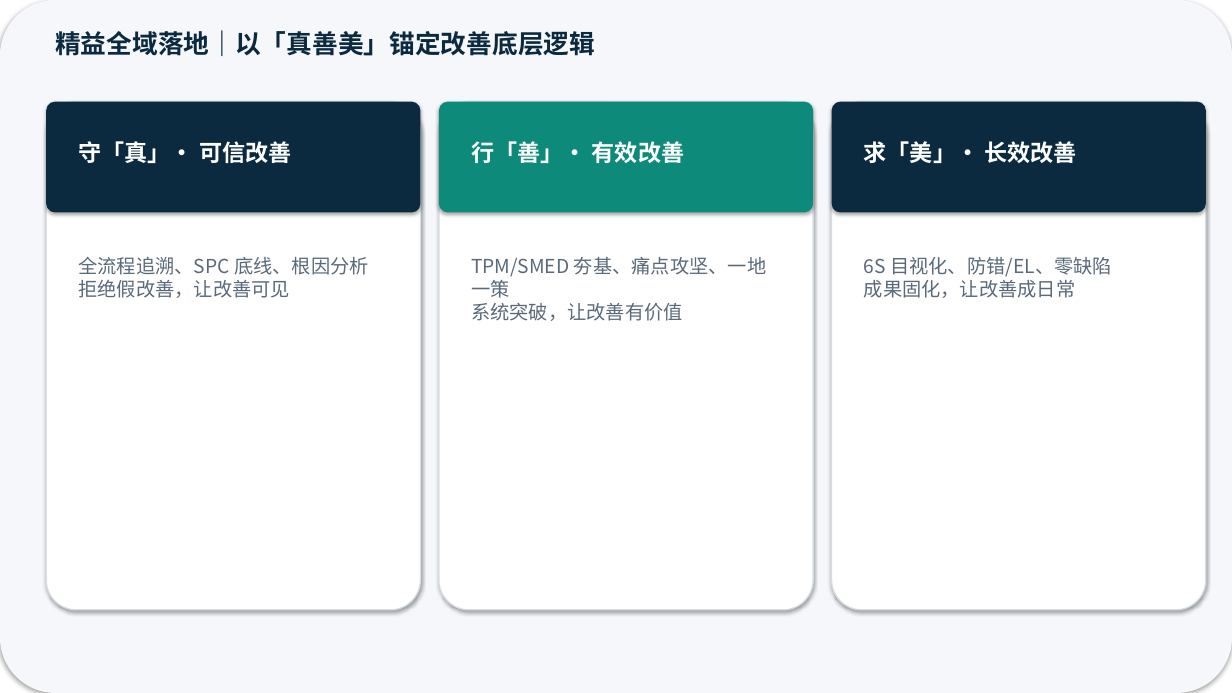
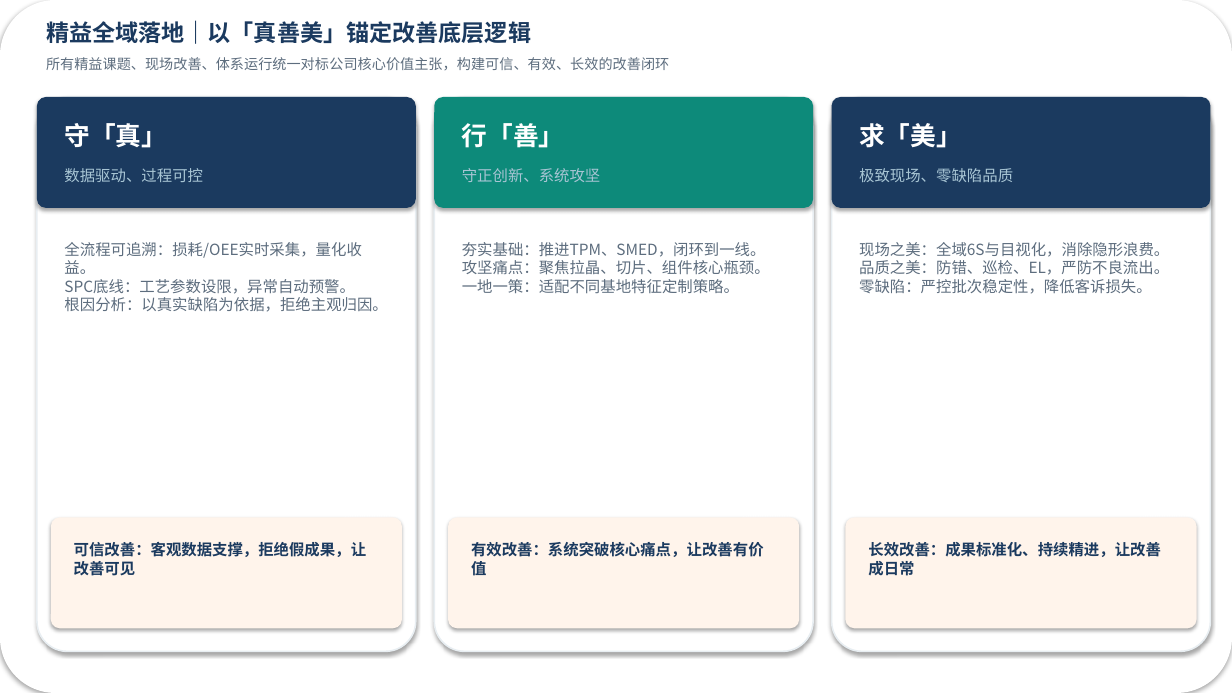
Before and after one commit to hifimanmini/ppt-agent, a slide deck: slide 6 of examples/gps-lean-xiangzong/output/GPS精益_筑基势起_向总汇报.pptx (slide 9 before the commit). Drawn at 1232x693 pixels with LibreOffice and Linux fonts; fonts in the diff are those of the drawing. Boxes give left, top, right and bottom in pixels: in the first picture for what was removed or moved away, otherwise in the second. Text is boxed around its words. In the diff, an @@ line names an element or a change of style, - is before the commit and + after.

Commit message:
fix: align deck to original 6 slides only
Rebuild deliverables to match the six source screenshots page-for-page
(pain points, 453 framework, systems 01-04, value productivity, three
stages, truth-goodness-beauty) and drop the extra pages.

```diff
--- a/examples/gps-lean-xiangzong/output/GPS精益_筑基势起_向总汇报.pptx
+++ b/examples/gps-lean-xiangzong/output/GPS精益_筑基势起_向总汇报.pptx
@@ rounded rectangle at bbox=[0, 0, 1232, 693]: fill #F5F7FA to #FFFFFF @@
@@ text "精益全域落地｜以「真善美」锚定改善底层逻辑": place and size @@
-text "精益全域落地｜以「真善美」锚定改善底层逻辑" at bbox=[55, 30, 595, 56]
+text "精益全域落地｜以「真善美」锚定改善底层逻辑" at bbox=[46, 20, 531, 44]
@@ text "精益全域落地｜以「真善美」锚定改善底层逻辑" at bbox=[46, 20, 531, 44]: size 20 to 18 pt, text colour #0B2A3F to #1B3A5F @@
@@ text added at bbox=[46, 57, 669, 70], 11 pt, text #5D6D7E @@
+所有精益课题、现场改善、体系运行统一对标公司核心价值主张，构建可信、有效、长效的改善闭环
@@ rounded rectangle at bbox=[37, 97, 416, 208]: fill #0B2A3F to #1B3A5F @@
@@ rounded rectangle: place and size @@
-rounded rectangle at bbox=[46, 102, 421, 213]
+rounded rectangle at bbox=[37, 97, 416, 208]
@@ outline #D5DEE7 1 pt to #E8EEF2 1.25 pt in 3 elements at bbox=[832, 97, 1211, 652], bbox=[434, 97, 813, 652], bbox=[37, 97, 416, 652] @@
@@ rounded rectangle: place and size @@
-rounded rectangle at bbox=[46, 102, 421, 610]
+rounded rectangle at bbox=[37, 97, 416, 652]
@@ rounded rectangle: place and size @@
-rounded rectangle at bbox=[439, 102, 813, 213]
+rounded rectangle at bbox=[434, 97, 813, 208]
@@ rounded rectangle: place and size @@
-rounded rectangle at bbox=[439, 102, 813, 610]
+rounded rectangle at bbox=[434, 97, 813, 652]
@@ rounded rectangle: place and size @@
-rounded rectangle at bbox=[832, 102, 1206, 213]
+rounded rectangle at bbox=[832, 97, 1211, 208]
@@ rounded rectangle at bbox=[832, 97, 1211, 208]: fill #0B2A3F to #1B3A5F @@
@@ rounded rectangle: place and size @@
-rounded rectangle at bbox=[832, 102, 1206, 610]
+rounded rectangle at bbox=[832, 97, 1211, 652]
@@ text at bbox=[64, 123, 167, 148]: text changed; size 18 to 20 pt @@
-守「真」· 可信改善
+守「真」
@@ text at bbox=[462, 123, 565, 148]: text changed; size 18 to 20 pt @@
-行「善」· 有效改善
+行「善」
@@ text at bbox=[859, 123, 962, 148]: text changed; size 18 to 20 pt @@
-求「美」· 长效改善
+求「美」
@@ text added at bbox=[64, 168, 203, 182], 12 pt, text #A8C5D4 @@
+数据驱动、过程可控
@@ text added at bbox=[462, 168, 601, 182], 12 pt, text #A8C5D4 @@
+守正创新、系统攻坚
@@ text added at bbox=[859, 168, 1013, 182], 12 pt, text #A8C5D4 @@
+极致现场、零缺陷品质
@@ text at bbox=[64, 242, 387, 312]: text changed; size 15 to 12 pt; text colour #5A6A7A to #5D6D7E @@
-全流程追溯、SPC 底线、根因分析
-拒绝假改善，让改善可见
+全流程可追溯：损耗/OEE实时采集，量化收益。
+SPC底线：工艺参数设限，异常自动预警。
+根因分析：以真实缺陷为依据，拒绝主观归因。
@@ text added at bbox=[462, 242, 770, 293], 12 pt, text #5D6D7E @@
+夯实基础：推进TPM、SMED，闭环到一线。
+攻坚痛点：聚焦拉晶、切片、组件核心瓶颈。
+一地一策：适配不同基地特征定制策略。
@@ text removed at bbox=[471, 257, 766, 321] @@
-TPM/SMED 夯基、痛点攻坚、一地一策
-系统突破，让改善有价值
@@ text added at bbox=[859, 242, 1169, 294], 12 pt, text #5D6D7E @@
+现场之美：全域6S与目视化，消除隐形浪费。
+品质之美：防错、巡检、EL，严防不良流出。
+零缺陷：严控批次稳定性，降低客诉损失。
@@ text removed at bbox=[864, 257, 1112, 298] @@
-6S 目视化、防错/EL、零缺陷
-成果固化，让改善成日常
@@ rounded rectangle added at bbox=[51, 518, 402, 628], fill #FFF4EB @@
@@ rounded rectangle added at bbox=[448, 518, 799, 628], fill #FFF4EB @@
@@ rounded rectangle added at bbox=[846, 518, 1197, 628], fill #FFF4EB @@
@@ text added at bbox=[74, 542, 367, 576], 12 pt, text #1B3A5F, bold @@
+可信改善：客观数据支撑，拒绝假成果，让改善可见
@@ text added at bbox=[471, 542, 764, 578], 12 pt, text #1B3A5F, bold @@
+有效改善：系统突破核心痛点，让改善有价值
@@ text added at bbox=[868, 542, 1161, 576], 12 pt, text #1B3A5F, bold @@
+长效改善：成果标准化、持续精进，让改善成日常
```
Also in this commit, not shown: 5 other slides changed, 4 slides removed, 24 other files.
